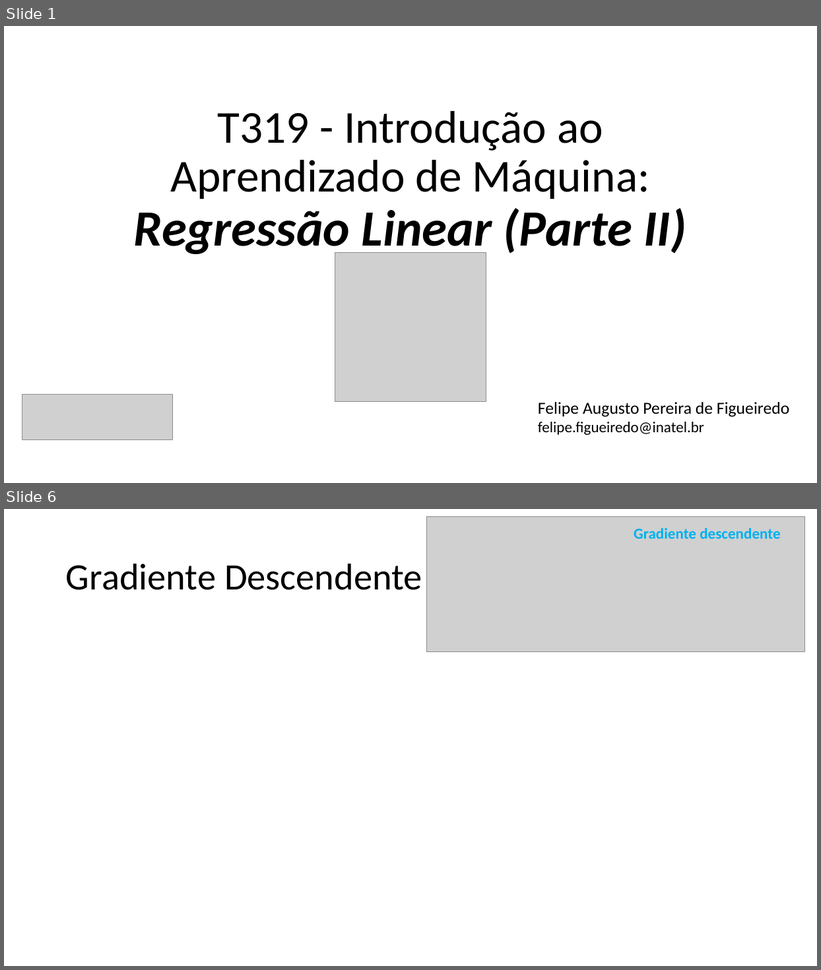
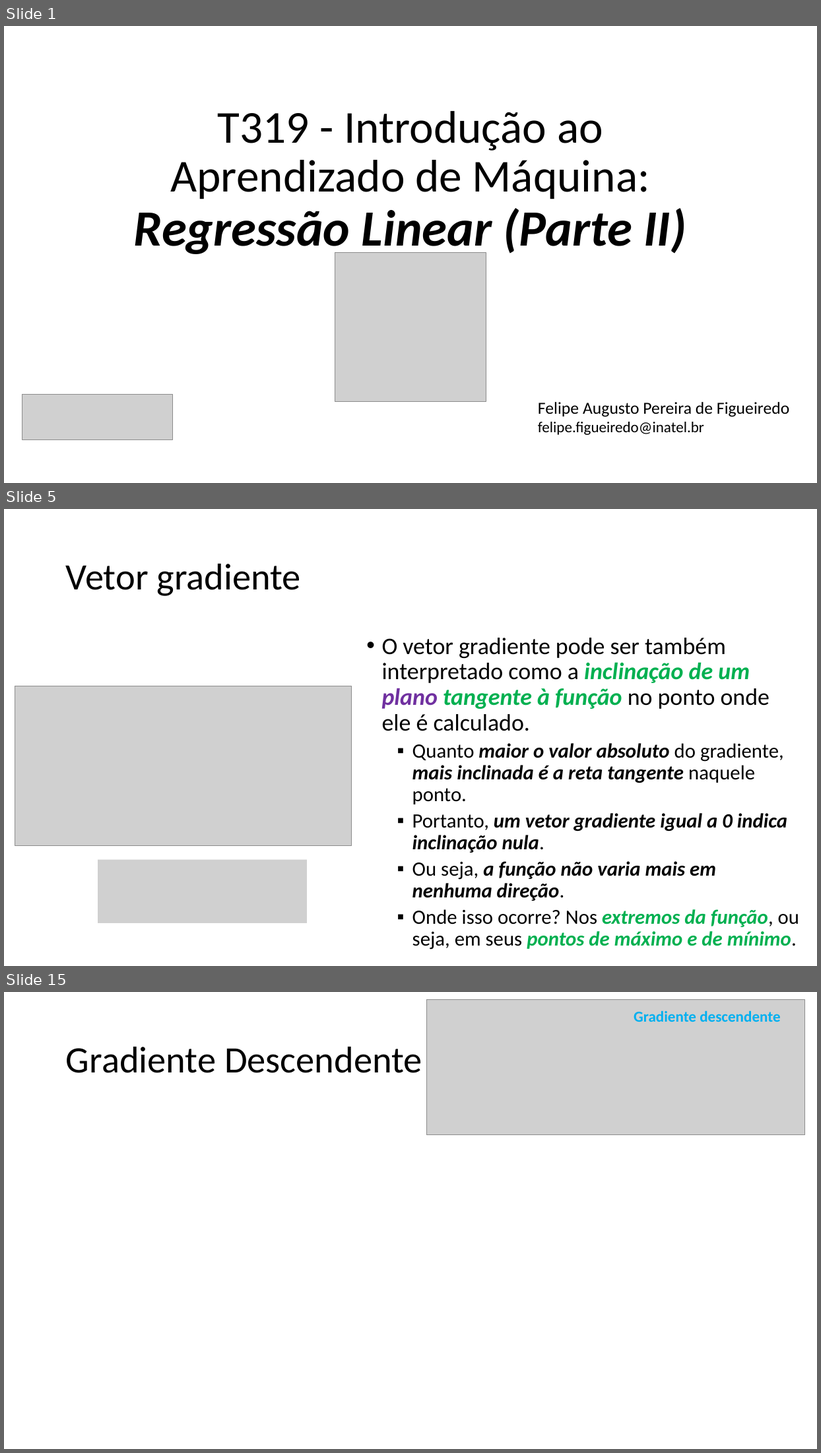
Before and after one commit to zz4fap/t319_aprendizado_de_maquina, a slide deck: slides/T319_Regressão_Linear (Parte II).pptx. Shown one above the other, each under a label of ours: slides 1 and 6 before the commit, slides 1, 5 and 15 after it; the slides between them are not shown. The pictures are 821x970 and 821x1453 pixels, drawn with LibreOffice and Linux fonts; fonts in the diff are those of the drawing; grey boxes stand for pictures. Boxes give left, top, right and bottom in pixels: in the first picture for what was removed or moved away, otherwise in the second. Text is boxed around its words. In the diff, an @@ line names an element or a change of style, - is before the commit and + after.

```diff
--- a/slides/T319_Regressão_Linear (Parte II).pptx
+++ b/slides/T319_Regressão_Linear (Parte II).pptx
@@ slide 5 added at [4,509,817,966], background #FFFFFF @@
@@ title added at [66,563,301,596], 44 pt, text #000000 @@
+Vetor gradiente
@@ text added at [382,638,799,950], 24 pt, text #000000, bold, italic @@
+• O vetor gradiente pode ser também interpretado como a inclinação de um plano tangente à função no ponto onde ele é calculado.
+  ▪ Quanto maior o valor absoluto do gradiente, mais inclinada é a reta tangente naquele ponto.
+  ▪ Portanto, um vetor gradiente igual a 0 indica inclinação nula.
+  ▪ Ou seja, a função não varia mais em nenhuma direção.
+  ▪ Onde isso ocorre? Nos extremos da função, ou seja, em seus pontos de máximo e de mínimo.
@@ picture added at [15,686,352,846] @@
@@ picture added at [98,859,307,923] @@
@@ what was slide 6 is now slide 15 @@
```
Also in this commit, not shown: 2 slides changed, 16 other slides added, 2 slides removed, 5 other files.
